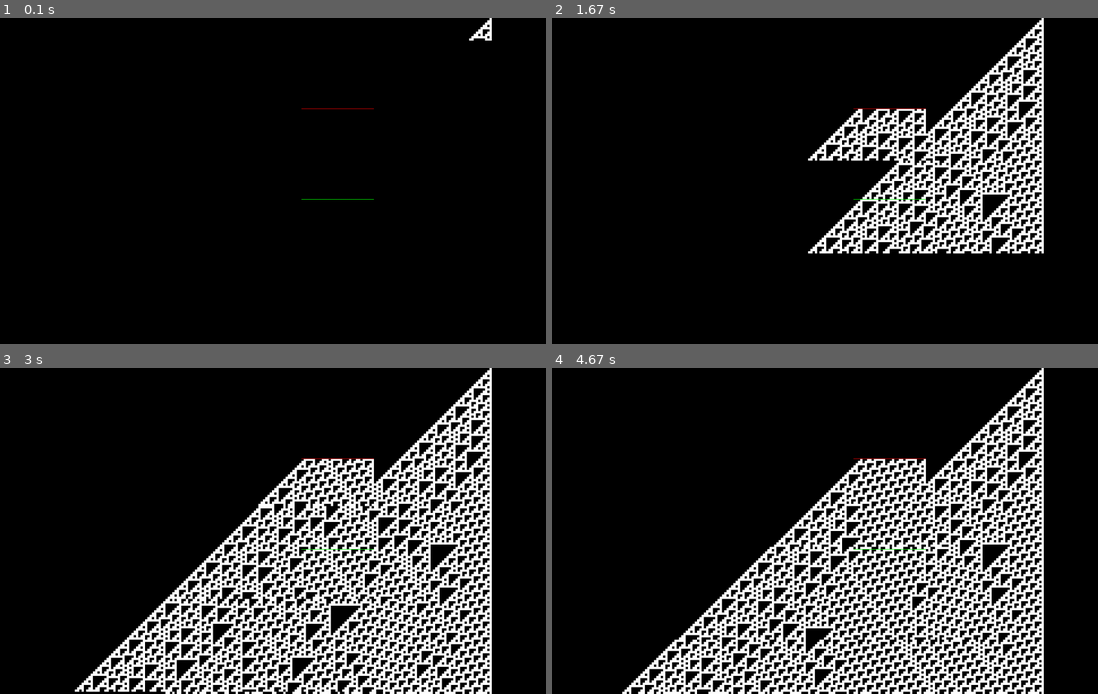
Above: before the commit, frames 1-4 (two rows, left to right).
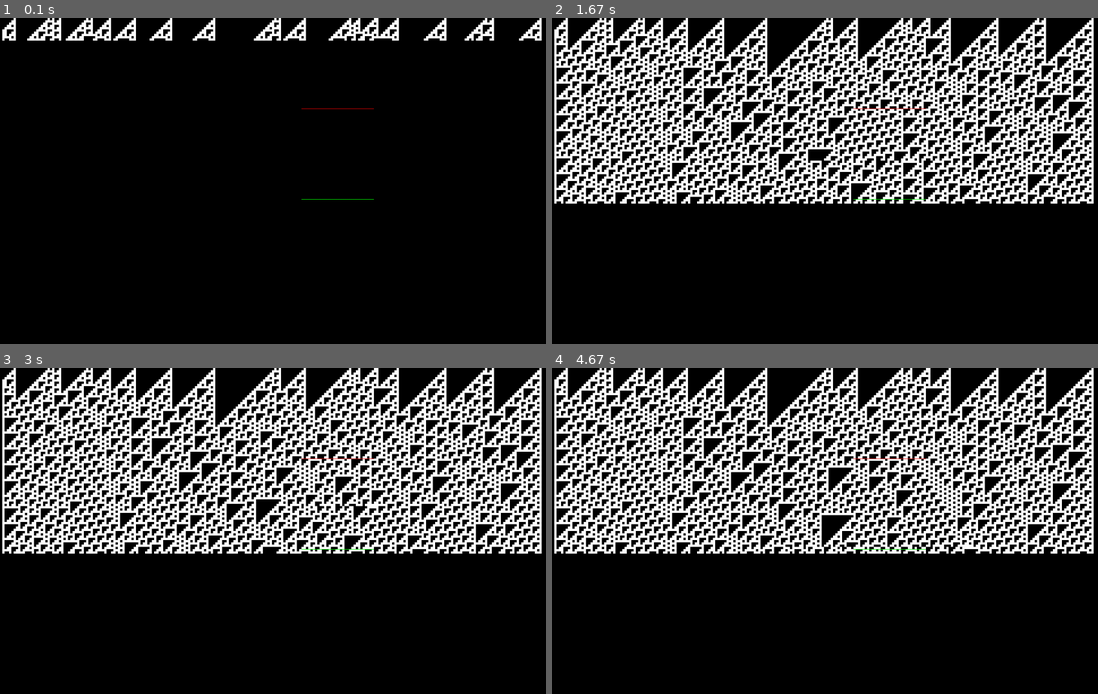
Above: after the commit, the same moments.

Repository: eschluntz/time_travel
Game: pygame game, started from time_cell.py
Same seed, same stepped clock (60 frames per second), same inputs: the game is played once before the commit and once after it.
Inputs:
- Up to frame 1 (0.1 s): no input
- Up to frame 2 (1.67 s): no input
- Up to frame 3 (3 s): no input
- Up to frame 4 (4.67 s): no input

The runs differ from the first frame. In frame 1, 2.4% of the frame differs, in the area x 0-100%, y 0-8%; in frame 2, 37%; in frame 3, 51%; in frame 4, 52%, in the area x 0-100%, y 0-100%.

Commit message:
scripting some experiments

Diff:
--- /dev/null
+++ b/run_experiments.py
@@ -0,0 +1,36 @@
+#! /usr/bin/python3
+
+import time
+from multiprocessing import Pool
+
+from time_cell import TimeCell, Result
+
+
+def run_set(width):
+    n_runs = 100
+    starts = []
+    cycle_lengths = []
+    for i in range(n_runs):
+        ca = TimeCell(ratio=.2)
+        ca.w = width
+        res = ca.gen_until_time_loop()
+
+        starts.append(res.cycle_start)
+        cycle_lengths.append(res.cycle_length)
+
+    avg_starts = 1.0 * sum(starts) / n_runs
+    avg_cycles = 1.0 * sum(cycle_lengths) / n_runs
+    return (width, avg_starts, avg_cycles)
+
+if __name__ == '__main__':
+    widths = range(15, 36, 5)
+    t0 = time.time()
+    with Pool(8) as p:
+        ress = p.map(run_set, widths)
+    t1 = time.time()
+
+    for res in ress:
+        width, avg_starts, avg_cycles = res
+        print("width: {:.2f}\tAve start: {:.1f}\tAve cycle: {:.1f}".format(width, avg_starts, avg_cycles))
+
+    print("total time: {}".format(t1 - t0))
--- a/time_cell.py
+++ b/time_cell.py
@@ -4,32 +4,38 @@
 import pygame
 from copy import copy
 import time
+from collections import namedtuple
+import random
 
 screen = None
 WIDTH = 1280
 HEIGHT = 720
 
-class TimePortal(object):
-    def __init__(self, t_enter, t_exit, x1, x2, w):
-        self.t_enter = t_enter
-
 def rect(color : Tuple, left : float, top : float, width : float, height : float):
     py_rect = pygame.Rect(left, top, width, height)
     pygame.draw.rect(screen, color, py_rect)
 
-
-class CA:
-    def __init__(self):
-
+Result = namedtuple("Result", "cycle_start cycle_end cycle_length")
+
+class TimeCell:
+    def __init__(self, single_row=True, ratio=.1, center=False):
+        """Class to represent a 1D Cellular Automata, with support for time travel.
+        single_row: bool. only update the earliest timed row. Less pretty but faster.
+        ratio: float. fraction of cells to start alive.
+        center: bool. Just starts with 1 cell in the center"""
         rule_110 = [0,1,1,0,1,1,1,0]
-        self.rules = rule_110  # List that stores the ruleset, i.e. 0,1,1,0,1,1,0,1
+        self.rules = rule_110
         self.scl = 5  # How many pixels wide/high is each cell?
         self.num_cells = int(WIDTH / self.scl)
         self.num_gens = int(HEIGHT / self.scl)
-        self.active_generations = [0]
-
-        self.universe = []
-        self.restart()  # Sets generations to [0], only middle cell to 1
+
+        self.num_steps = None
+        self.active_generations = None
+        self.universe = None
+        self.restart(ratio, center)  # Sets generations to [0], only middle cell to 1
+
+        self.single_row = single_row
+        self.result = None
 
         # time portal
         self.t_enter = 80
@@ -37,66 +43,106 @@
         self.x_enter = int(self.num_cells / 2 + 5)
         self.x_exit = int(self.num_cells / 2 + 5)
         self.w = 32
-        self.history = set()  # store what's gone through portal
+        self.history = {}  # store what's gone through portal
         self.trips = 0
 
-    # Set the rules of the CA
-    def setRules(self, r):
-        self.rules = r
-
-    # Reset to generation 0
-    def restart(self):
+    def restart(self, ratio, center=False):
+        """Resets the universe to time = 0"""
+        self.num_steps = 0
         self.universe = []
         for _ in range(self.num_gens):
             self.universe.append([0] * self.num_cells)
         self.active_generations = [0]
 
         # We arbitrarily start with just the middle cell having a state of "1"
-        self.universe[0][self.num_cells -40 ] = 1
+        if center:
+            self.universe[0][self.num_cells // 2] = 1
+        else:
+            for i in range(self.num_cells):
+                self.universe[0][i] = int(random.random() < ratio)
 
     def generate(self):
+        """Simulates forward all active rows"""
+        # filter out ones that have reached the max age
+        self.num_steps += 1
         self.active_generations = [t for t in self.active_generations if t < self.num_gens -1]
+
+        if self.single_row:
+            # if we're trying to go fast and just detect a time loop, we can throw away anything
+            # after the portal
+            self.active_generations = [min(self.active_generations)]
 
         for i in range(len(self.active_generations)):
             # ASSUMPTION: two active generations are never right next to each other
             t = self.active_generations[i]
+            self.active_generations[i] += 1
             self.generate_row(t)
-            self.active_generations[i] += 1
+            self.check_row_for_portal_and_loops(t)
 
     # The process of creating the new generation
     def generate_row(self, t):
+        """ Generates a single next row of the CA.
+        Edges are treated as constants.
+        t: int, the current time row
+        """
         # First we create an empty array for the new values
         nextgen = [0] * self.num_cells
-        # For every spot, determine new state by examing current state,
-        # and neighbor states
         # Ignore edges that only have one neighor
         for i in range(1, self.num_cells - 1):
-            left = self.universe[t][i - 1]  # Left neighbor state
-            me = self.universe[t][i]  # Current state
-            right = self.universe[t][i + 1]  # Right neighbor state
-            # Compute next generation state based on ruleset
+
+            left, me, right = self.universe[t][i - 1 : i + 2]
             nextgen[i] = self.executeRules(left, me, right)
 
         # Copy the array into universe
-        self.universe[t+1] = copy(nextgen)
-
-        # did we enter the portal?
+        self.universe[t + 1] = copy(nextgen)
+
+
+    def check_row_for_portal_and_loops(self, t):
+        """Handles copying data back in time if we just entered a portal.
+        Detects if we've sent back exactly the same thing before and records data.
+        t: int: current generation."""
         if t == self.t_enter:
             # reset time
-            self.active_generations.append(self.t_exit)
+            self.active_generations.append(self.t_exit)  # TODO modifying a list while we loop through it is dangerous
 
             # copy the portal back
-            print("debug: {}, {}, {}".format(t, self.x_enter, self.w))
-            portal = copy(self.universe[t+1][self.x_enter : self.x_enter + self.w])
-            self.universe[self.t_exit][self.x_exit : self.x_exit + self.w] = portal
+            portal_contents = copy(self.universe[t+1][self.x_enter : self.x_enter + self.w])
+            self.universe[self.t_exit][self.x_exit : self.x_exit + self.w] = portal_contents
 
             # save
             self.trips += 1
-            t_portal = tuple(portal)
-            if t_portal in self.history:
-                print("time loop!")
-            self.history.add(tuple(portal))
-            print("trips: {} history: {}".format(self.trips, len(self.history)))
+            portal_contents_tup = tuple(portal_contents)
+
+            # check if we've sent back the same thing before
+            if portal_contents_tup in self.history:
+                r = Result(
+                    cycle_start=self.history[portal_contents_tup],
+                    cycle_end=self.trips,
+                    cycle_length=self.trips - self.history[portal_contents_tup],
+                )
+                self.result = r  # this not being None tells us to stop
+
+            self.history[portal_contents_tup] = self.trips
+
+    def gen_until_time_loop(self, max_trips=None, render=False):
+        """Runs generate in a loop until it detects a time loop.
+        max_trips: break if we havenot found a time loop after that many trips.
+        returns: Result object or None"""
+
+        if render:
+            pygame.init()
+            global screen
+            screen = pygame.display.set_mode((WIDTH, HEIGHT))
+
+        self.single_row = True  # speeds things up
+        while self.result is None:
+            if max_trips is not None and self.trips > max_trips:
+                return
+            if render:
+                self.render()
+            self.generate()
+
+        return self.result
 
     def render(self):
         for t in self.active_generations:
@@ -150,20 +196,20 @@
             return self.rules[7]
         return 0
 
-    # The CA is done if it reaches the bottom of the screen
-    def finished(self):
-        return False
-        # if (self.num_gens - 1) in self.active_generations:
-        #     return True
-        # else:
-        #     return False
-
 
 def loop():
-    ca = CA()
+    quick = True
+    ca = TimeCell(single_row=quick)
     while True:
         ca.render()
         ca.generate()
+
+        if ca.result is not None:
+            print("Time loop found!")
+            print(ca.result)
+            if quick:
+                return
+        # print("render: {}\t generate: {}".format(t1 - t0, t2 - t1))
 
         # handle user input
         for event in pygame.event.get():
@@ -177,4 +223,5 @@
 if __name__ == "__main__":
     pygame.init()
     screen = pygame.display.set_mode((WIDTH, HEIGHT))
+
     loop()
Not shown, changed: readme.md
